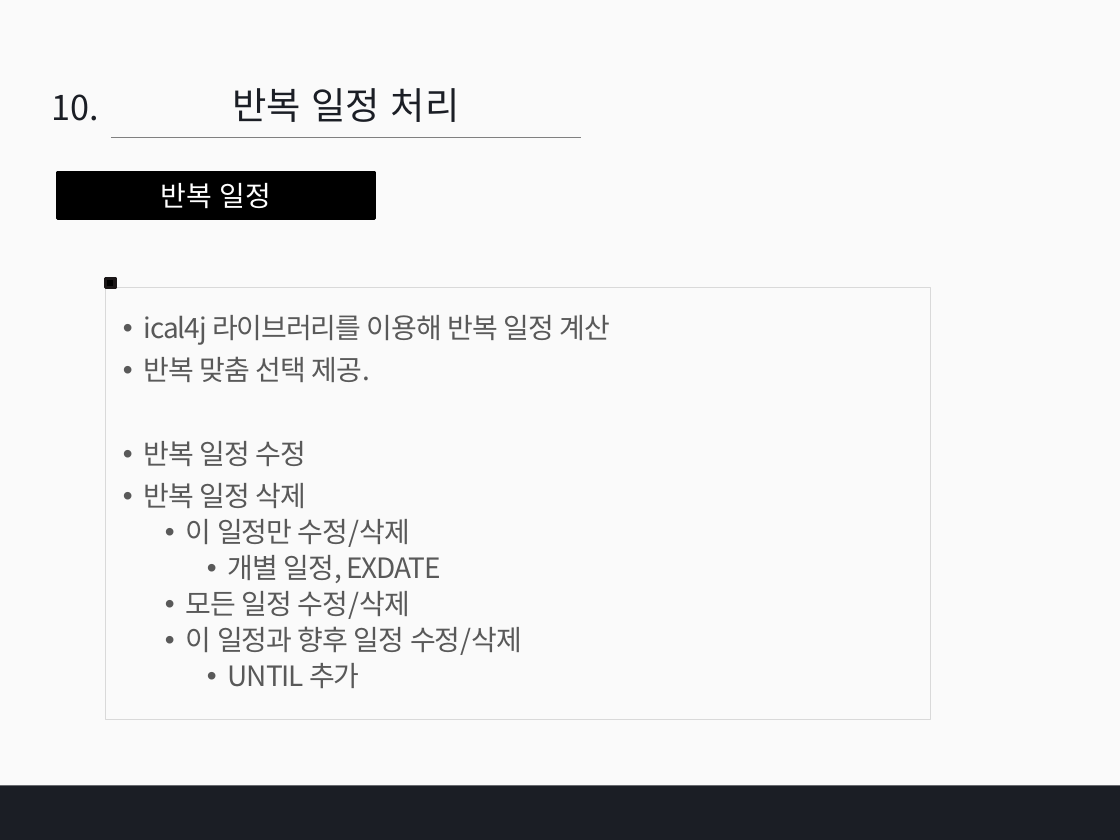
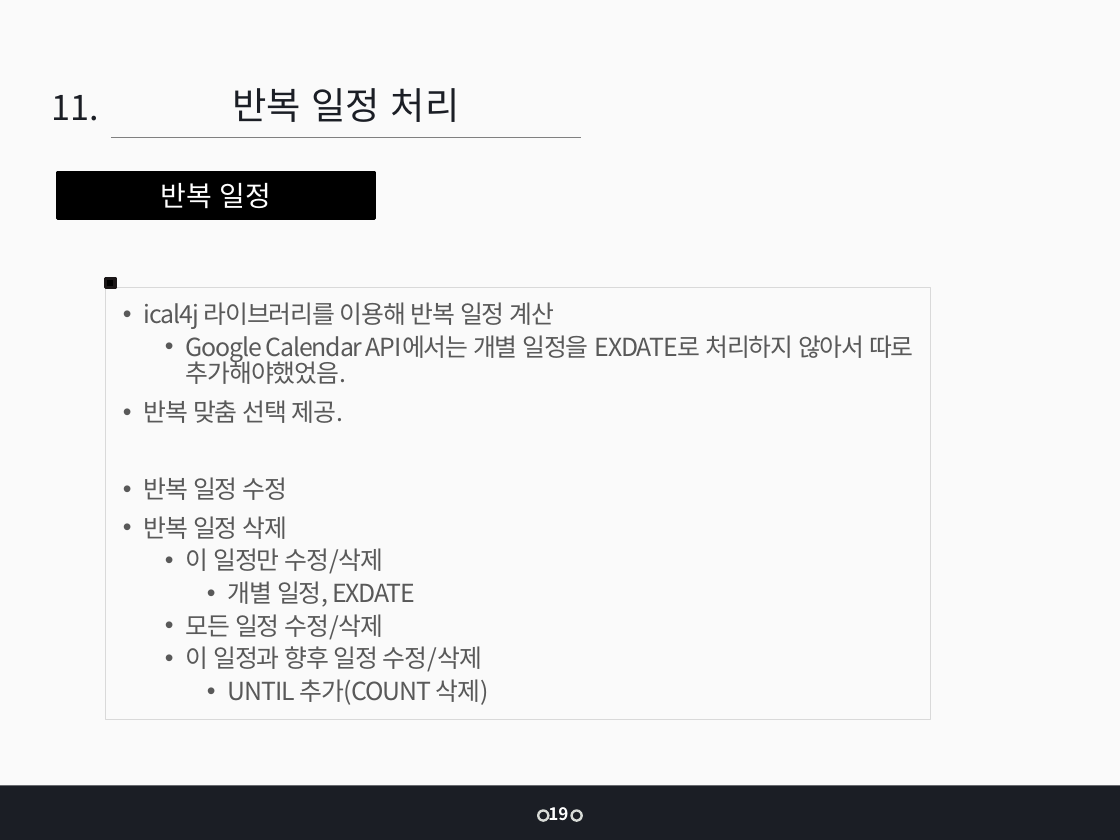
Before and after one commit to jangys/calendarProjectDocument, a slide deck: slide 19 of 인턴 최종 발표_장연수 - v2.pptx. Drawn at 1120x840 pixels with LibreOffice and Linux fonts; fonts in the diff are those of the drawing. Boxes give left, top, right and bottom in pixels: in the first picture for what was removed or moved away, otherwise in the second. Text is boxed around its words. In the diff, an @@ line names an element or a change of style, - is before the commit and + after.

```diff
--- a/인턴 최종 발표_장연수 - v2.pptx
+++ b/인턴 최종 발표_장연수 - v2.pptx
@@ text at bbox=[51, 95, 98, 121]: text changed @@
-10.
+11.
@@ text in rectangle at bbox=[144, 302, 554, 672]: size 18 to 16 pt in "ical4j 라이브러리를 이용해 반복 일정 계산", "반복 맞춤 선택 제공.", "반복 일정 수정", "반복 일정 삭제" and 4 more places @@
@@ text in rectangle at bbox=[186, 335, 914, 384]: paragraph added @@
+  • Google Calendar API에서는 개별 일정을 EXDATE로 처리하지 않아서 따로 추가해야했었음.
@@ text in rectangle at bbox=[228, 679, 489, 705]: text changed; size 18 to 16 pt @@
-    • UNTIL 추가
+    • UNTIL 추가(COUNT 삭제)
@@ text added at bbox=[548, 807, 568, 821], 11 pt, text #FFFFFF, bold @@
+19
@@ ellipse added at bbox=[539, 811, 549, 821], fill #1B1E25, outline #D8DBD7 1.5 pt @@
@@ ellipse added at bbox=[571, 811, 581, 821], fill #1B1E25, outline #D8DBD7 1.5 pt @@
```
Also in this commit, not shown: 28 other slides changed, 1 other file.
